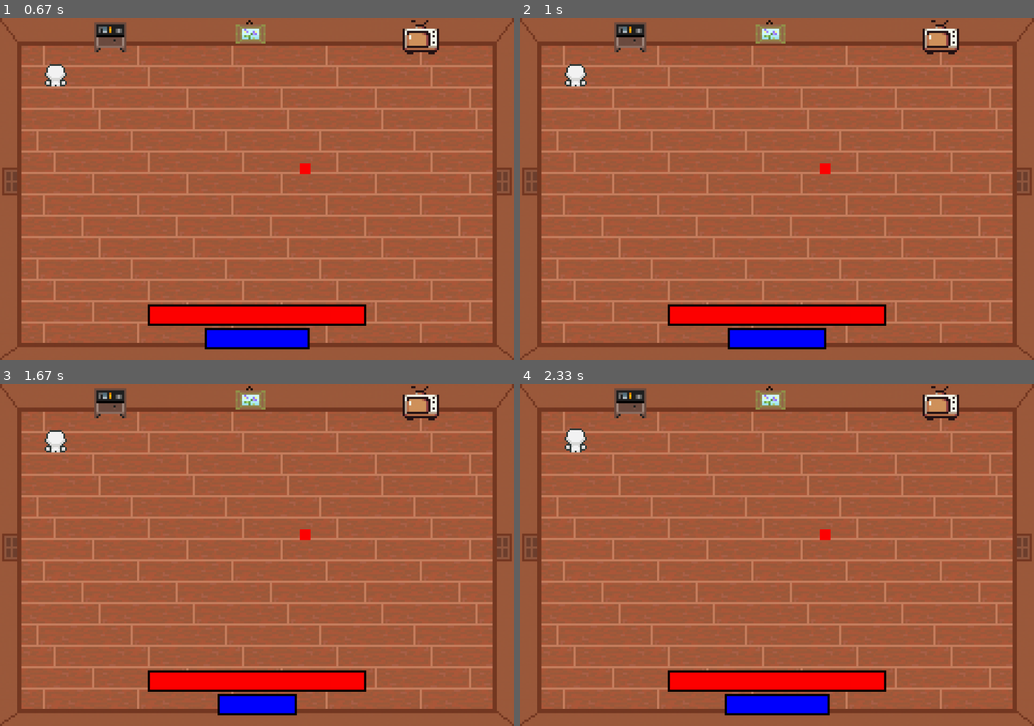
Above: before the commit, frames 1-4 (two rows, left to right).
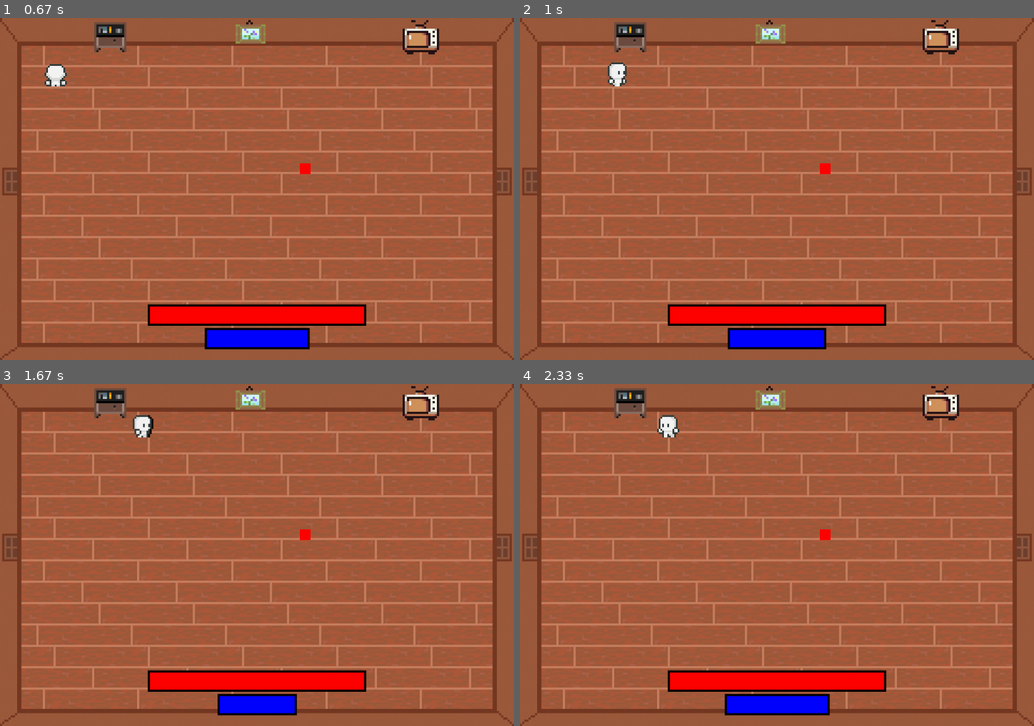
Above: after the commit, the same moments.

Repository: Daww1d/ghostHunter
Game: pygame game, started from main.py
Two runs of this game, one before a commit and one after it. Both use one fixed random seed, a clock stepped at 60 frames per second and the inputs below.
Inputs:
- Up to frame 1 (0.67 s): tap Shift at 0.33 s
- Up to frame 2 (1 s): hold D from 0.67 s (still down); tap Shift at 0.73 s
- Up to frame 3 (1.67 s): tap Shift at 1.03, 1.23, 1.57 s; release D at 1.13 s; hold W 1.17-1.47 s; hold D from 1.5 s (still down)
- Up to frame 4 (2.33 s): tap Shift at 1.87, 2.07 s; release D at 1.97 s; hold A from 2 s (still down)

Frame 1 is identical in both runs. In frame 2, 0.5% of the frame differs, in the area x 8-21%, y 13-20%; in frame 3, 0.5%; in frame 4, 0.5%, in the area x 8-31%, y 9-20%.

Commit message:
Changed movement to wasd from arrow keys

Diff:
--- a/main.py
+++ b/main.py
@@ -143,23 +143,23 @@
 #playerSpeed = 5
 
 def checkInput(key, value):
-    if key == pygame.K_LEFT:
+    if key == pygame.K_a:
         character.inputs["left"] = value
-    elif key == pygame.K_RIGHT:
+    elif key == pygame.K_d:
         character.inputs["right"] = value
-    elif key == pygame.K_UP:
+    elif key == pygame.K_w:
         character.inputs["up"] = value
-    elif key == pygame.K_DOWN:
+    elif key == pygame.K_s:
         character.inputs["down"] = value
 
 def setDirection(key, currentDirection):
-    if key == pygame.K_LEFT:
+    if key == pygame.K_a:
         return "left"
-    elif key == pygame.K_RIGHT:
+    elif key == pygame.K_d:
         return "right"
-    elif key == pygame.K_UP:
+    elif key == pygame.K_w:
         return "up"
-    elif key == pygame.K_DOWN:
+    elif key == pygame.K_s:
         return "down"
 
     return currentDirection
